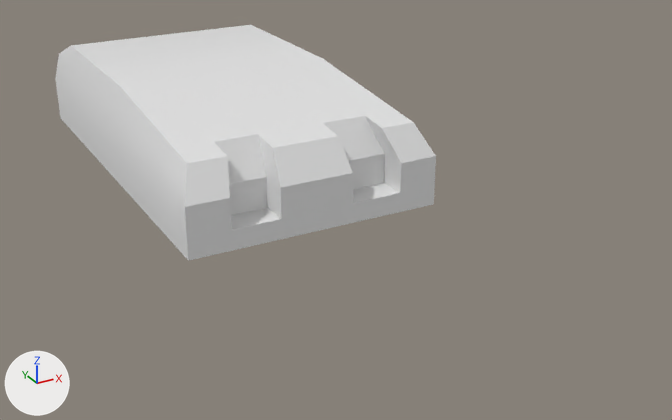
Renders of the FBX model Group project/Sem2/FBXs/Props/Tutorial level/Turret/Turret_low.fbx from each side of a commit.
The view is the same before and after, from a 50 mm camera at (-1.69, -4.27, 2.03) aimed at (0.17, -0.89, 0.34). Every picture has the same lights, and +X, +Y and +Z are marked at lower left. The first picture is the older version. Where no turn or scale is listed for an object, it has been applied to the vertices.

The older version as bpy lines, for what is in view:
```python
me_plane_009 = bpy.data.meshes.new('Plane.009')
me_plane_009.from_pydata(...)  # 108 vertices, 106 faces; spans x -0.59..0.59, y -1.05..1.05, z 0.34..0.81
me_plane_009.materials.append(mat_turret)  # white #e7e7e7
ob_body_low = bpy.data.objects.new('Body_low', me_plane_009)
ob_body_low.location = (0.0, 0.0, 0.0)
```
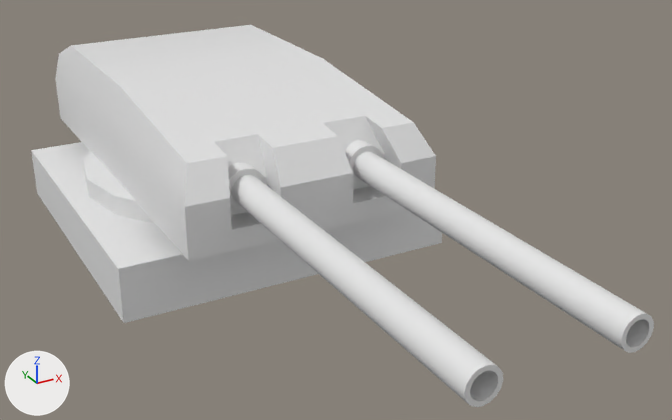
The change, as a diff of the scene's bpy script:
```diff
--- a/Group project/Sem2/FBXs/Props/Tutorial level/Turret/Turret_low.fbx.py
+++ b/Group project/Sem2/FBXs/Props/Tutorial level/Turret/Turret_low.fbx.py
@@ me_cylinder_007 @@
+me_cylinder_007.from_pydata(...)  # 97 vertices, 96 faces; spans x -0.09..0.09, y -1.75..0.0, z -0.09..0.09
+me_cylinder_007.materials.append(mat_turret)  # white #e7e7e7
@@ me_cylinder_004 @@
+me_cylinder_004.from_pydata(...)  # 32 vertices, 23 faces; spans x -0.717..0.717, y -0.717..0.717, z 0.0..0.115
+me_cylinder_004.materials.append(mat_turret)  # white #e7e7e7
@@ me_plane_005 @@
+me_plane_005.from_pydata(...)  # a box spanning x -0.82..0.82, y -0.82..0.82, z 0.0..0.26
+me_plane_005.materials.append(mat_turret)  # white #e7e7e7
@@ me_cylinder_005 @@
+me_cylinder_005.from_pydata(...)  # 97 vertices, 96 faces; spans x -0.09..0.09, y -1.75..0.0, z -0.09..0.09
+me_cylinder_005.materials.append(mat_turret)  # white #e7e7e7
@@ ob_piper_low @@
+ob_piper_low = bpy.data.objects.new('PipeR_low', me_cylinder_007)
+ob_piper_low.location = (-0.285, -0.82, 0.555)
@@ ob_circular_low @@
+ob_circular_low = bpy.data.objects.new('Circular_low', me_cylinder_004)
+ob_circular_low.location = (0.001, 0.0, 0.24)
@@ ob_base_low @@
+ob_base_low = bpy.data.objects.new('Base_low', me_plane_005)
+ob_base_low.location = (0.0, 0.0, 0.0)
@@ ob_pipel_low @@
+ob_pipel_low = bpy.data.objects.new('PipeL_low', me_cylinder_005)
+ob_pipel_low.location = (0.292, -0.82, 0.555)
```

Changed parts and their boxes [x1, y1, x2, y2] in the pictures (672 x 420 px):
'Base_low', added: after [31, 142, 442, 323]
'PipeR_low', added: after [228, 162, 503, 407]
'PipeL_low', added: after [345, 140, 654, 353]
'Circular_low', added: after [83, 151, 155, 224]
